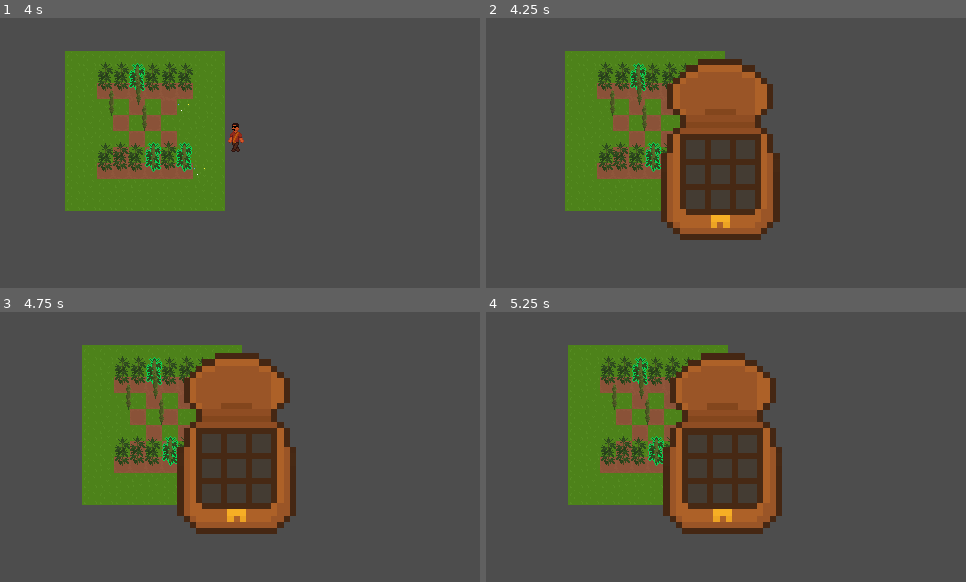
Above: before the commit, frames 1-4 (two rows, left to right).
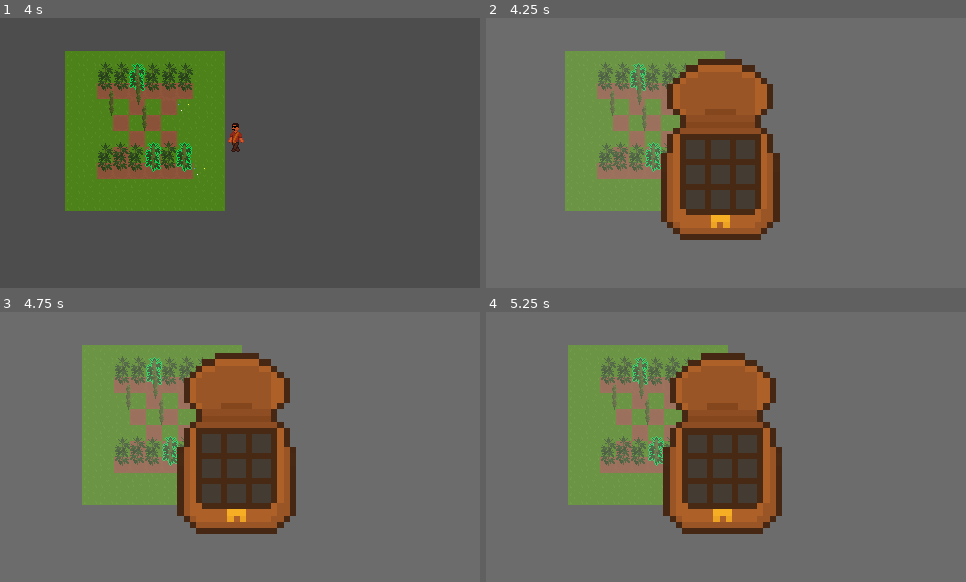
Above: after the commit, the same moments.

Repository: JonasPfeifer05/venganza_cartel
Game: Godot game, scene res://scenes/test_world.tscn
The game is run twice, just before and just after one commit, with the same random seed, the same clock (stepped at 60 frames per second) and the same inputs. Sound files missing from this copy of the repository are replaced by a short silence.
Inputs:
- Up to frame 1 (4 s): tap Enter at 0.5 s; hold D (move_right) 0.53-1.28 s; hold S (move_down) 1.28-2.03 s; hold D (move_right) 2.03-2.78 s; hold W (move_up) 2.78-3.53 s; hold A (move_left) from 3.53 s (still down)
- Up to frame 2 (4.25 s): keep holding A (move_left); tap I (inventory) at 4.15 s
- Up to frame 3 (4.75 s): keep holding A (move_left)
- Up to frame 4 (5.25 s): tap Space at 5 s; release A (move_left) at 5.03 s; hold S (move_down) from 5.03 s (still down)

Frame 1 is identical in both runs. In frame 2, 86% of the frame differs, in the area x 0-100%, y 0-100%; in frame 3, 86%; in frame 4, 86%.

Commit message:
#7 inventory ui background filter

Diff:
--- a/scenes/inventory_ui.tscn
+++ b/scenes/inventory_ui.tscn
@@ -11,6 +11,15 @@
 offset_bottom = 40.0
 script = ExtResource("1_ylkvr")
 
+[node name="ColorRect" type="ColorRect" parent="."]
+layout_mode = 0
+offset_left = -2000.0
+offset_top = -2000.0
+offset_right = -1960.0
+offset_bottom = -1960.0
+scale = Vector2(100, 100)
+color = Color(0.81, 0.81, 0.81, 0.239216)
+
 [node name="TextureRect" type="TextureRect" parent="."]
 custom_minimum_size = Vector2(3.85, 0)
 layout_mode = 0
